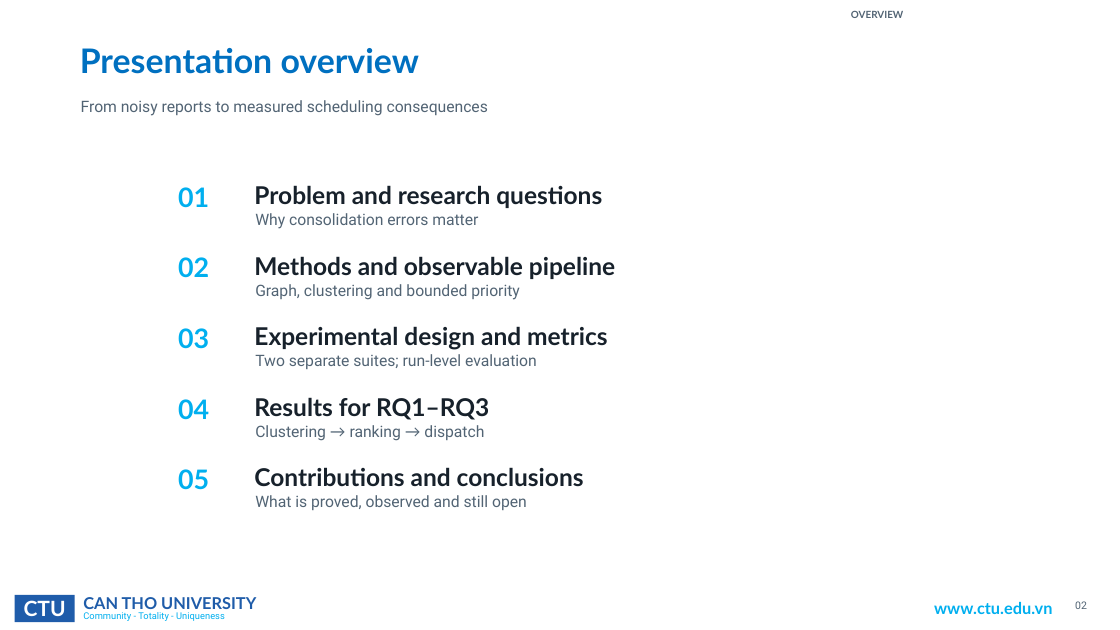
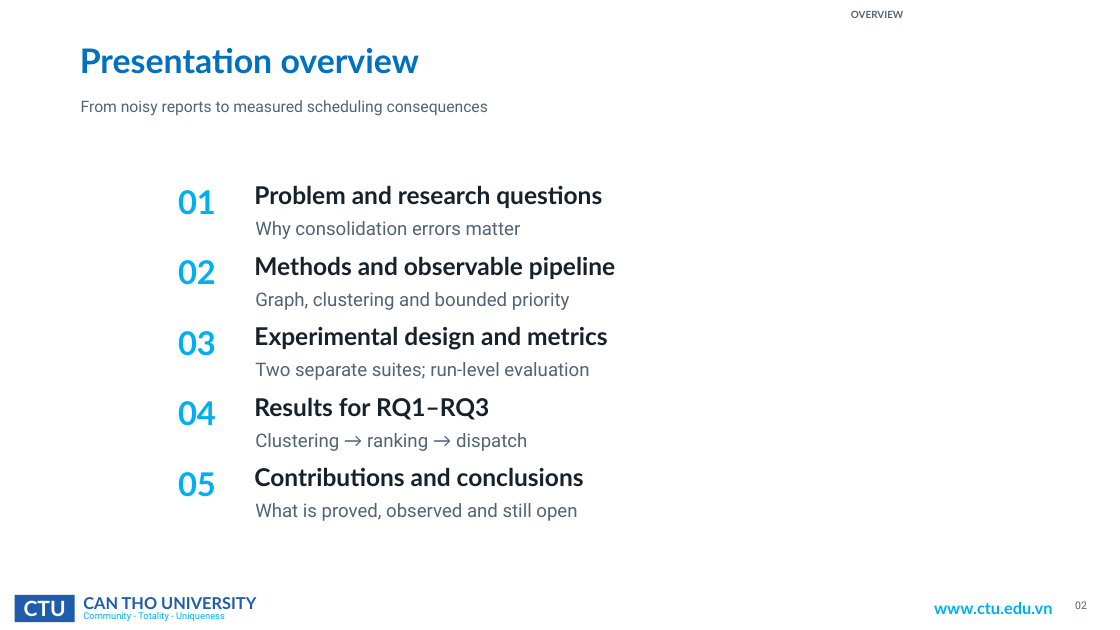
Before and after one commit to ngthtrong/nckh2, a slide deck: slide 2 of ISDS/ISDS2026_Paper_6444_Conference_Deck.pptx. Drawn at 1120x630 pixels with LibreOffice and Linux fonts; fonts in the diff are those of the drawing; background and template pictures are left out. Boxes give left, top, right and bottom in pixels: in the first picture for what was removed or moved away, otherwise in the second. Text is boxed around its words. In the diff, an @@ line names an element or a change of style, - is before the commit and + after.

```diff
--- a/ISDS/ISDS2026_Paper_6444_Conference_Deck.pptx
+++ b/ISDS/ISDS2026_Paper_6444_Conference_Deck.pptx
@@ text "Graph, clustering and bounded priority" moved from (x1=255, y1=284, x2=520, y2=300) to (x1=255, y1=292, x2=570, y2=310) @@
@@ size 23 to 28 pt in 5 elements at (x1=178, y1=401, x2=216, y2=426), (x1=178, y1=472, x2=216, y2=497), (x1=178, y1=190, x2=216, y2=215), (x1=178, y1=260, x2=216, y2=285), (x1=178, y1=331, x2=216, y2=356) @@
@@ text "Two separate suites; run-level evaluation" moved from (x1=255, y1=354, x2=537, y2=369) to (x1=255, y1=362, x2=589, y2=380) @@
@@ text "Clustering → ranking → dispatch" moved from (x1=255, y1=425, x2=484, y2=441) to (x1=255, y1=433, x2=527, y2=451) @@
@@ size 13.5 to 16 pt in 5 elements at (x1=255, y1=433, x2=527, y2=451), (x1=255, y1=221, x2=521, y2=239), (x1=255, y1=292, x2=570, y2=310), (x1=255, y1=362, x2=589, y2=380), (x1=255, y1=503, x2=577, y2=521) @@
@@ text "What is proved, observed and ..." moved from (x1=255, y1=495, x2=527, y2=510) to (x1=255, y1=503, x2=577, y2=521) @@
```
Also in this commit, not shown: 15 other slides changed, 1 slide added, 5 slides removed, 49 other files.
